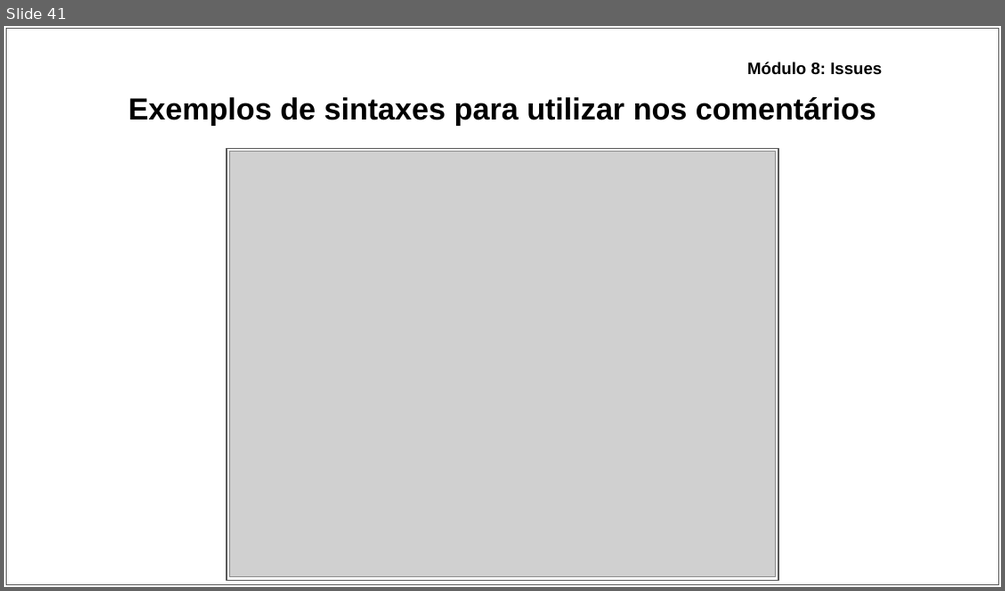
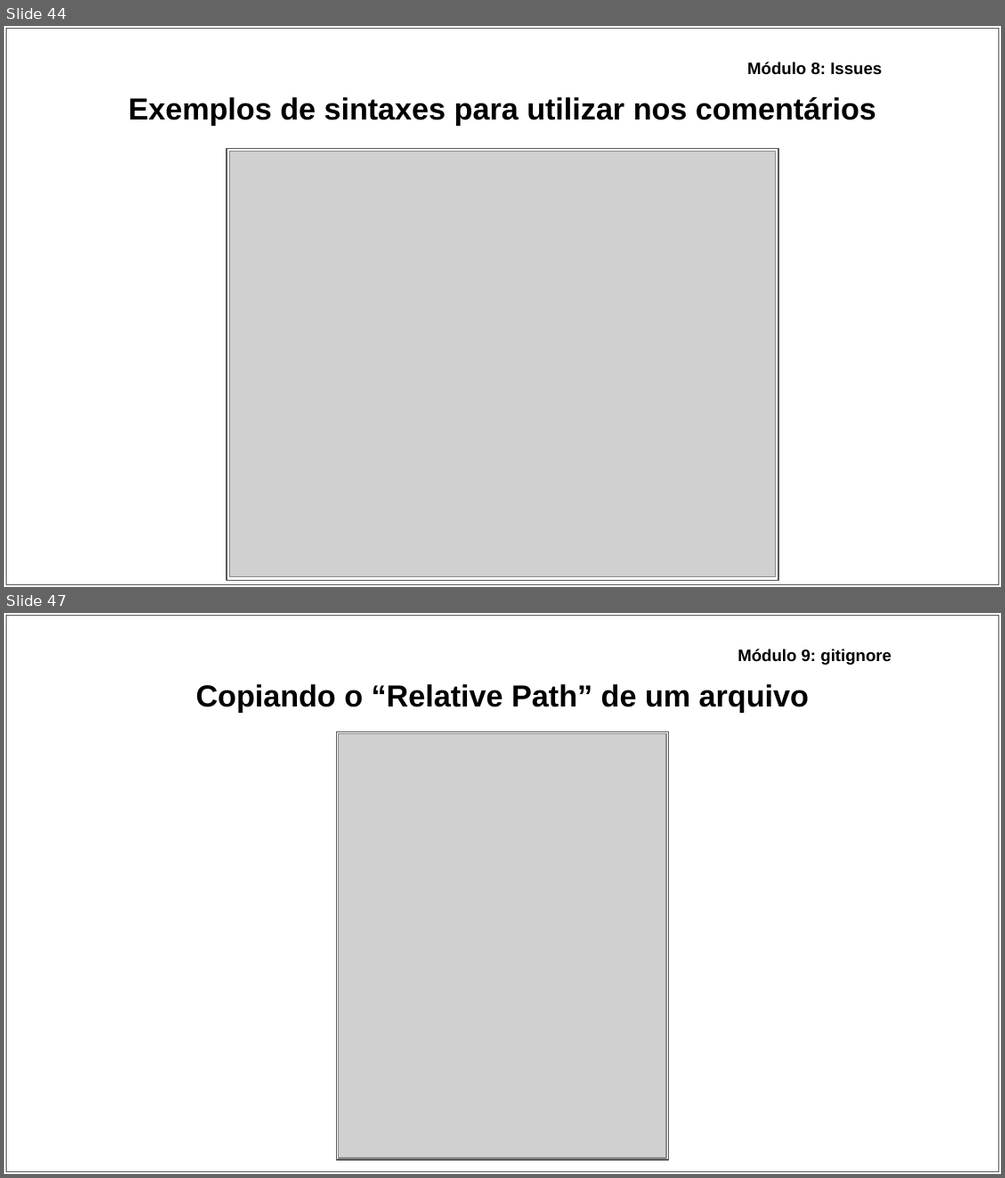
Before and after one commit to ryancunha13/Curso-Git-01, a slide deck: Materiais didáticos/Apresentação - Curso de Git_GitHub.pptx. Shown one above the other, each under a label of ours: slide 41 before the commit, slides 44 and 47 after it; the slides between them are not shown. The pictures are 1005x591 and 1005x1178 pixels, drawn with LibreOffice and Linux fonts; fonts in the diff are those of the drawing; grey boxes stand for pictures. Boxes give left, top, right and bottom in pixels: in the first picture for what was removed or moved away, otherwise in the second. Text is boxed around its words. In the diff, an @@ line names an element or a change of style, - is before the commit and + after.

```diff
--- a/Materiais didáticos/Apresentação - Curso de Git_GitHub.pptx
+++ b/Materiais didáticos/Apresentação - Curso de Git_GitHub.pptx
@@ slide 47 added at bbox=[4, 613, 1001, 1174], background #FFFFFF @@
@@ rectangle added at bbox=[6, 615, 999, 1171], fill #FFFFFF, outline #595959 0.75 pt @@
@@ text added at bbox=[737, 649, 891, 665], 12 pt, text #000000, bold @@
+Módulo 9: gitignore
@@ title added at bbox=[196, 684, 809, 713], 22 pt, text #000000, bold @@
+Copiando o “Relative Path” de um arquivo
@@ rectangle added at bbox=[337, 731, 669, 1159], fill #FFFFFF, outline #595959 0.75 pt @@
@@ picture added at bbox=[339, 734, 667, 1159] @@
@@ what was slide 41 is now slide 44 @@
```
Also in this commit, not shown: 2 slides changed, 6 other slides added, 3 other files.
